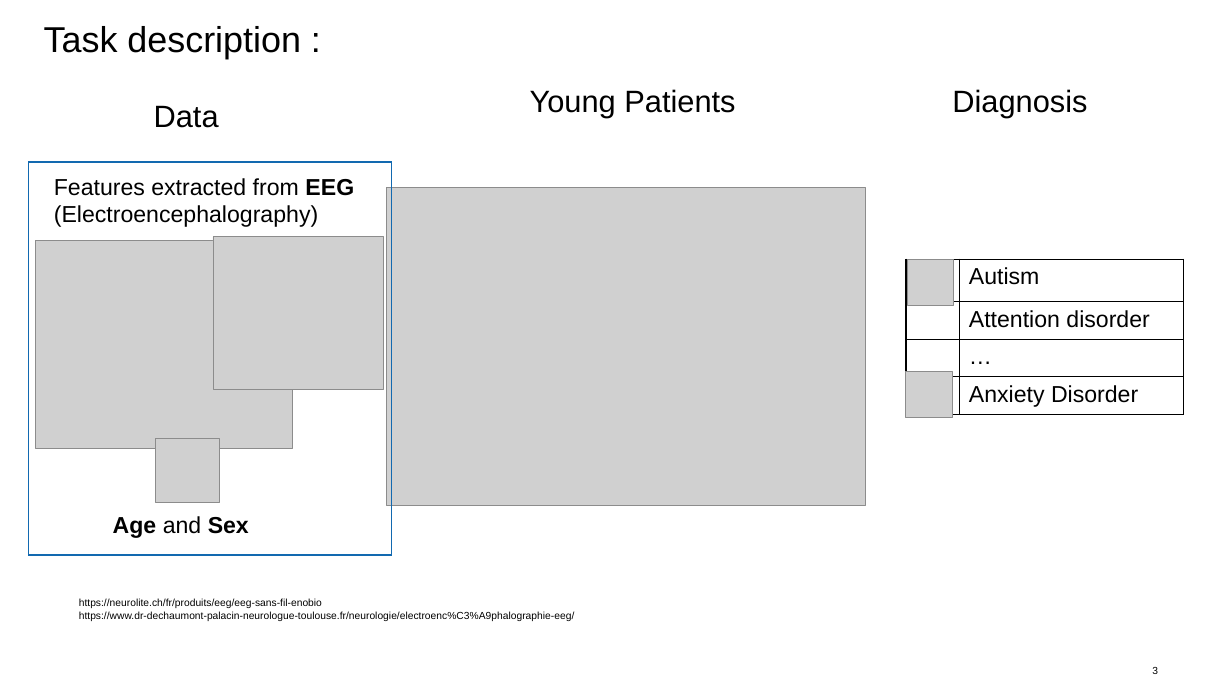
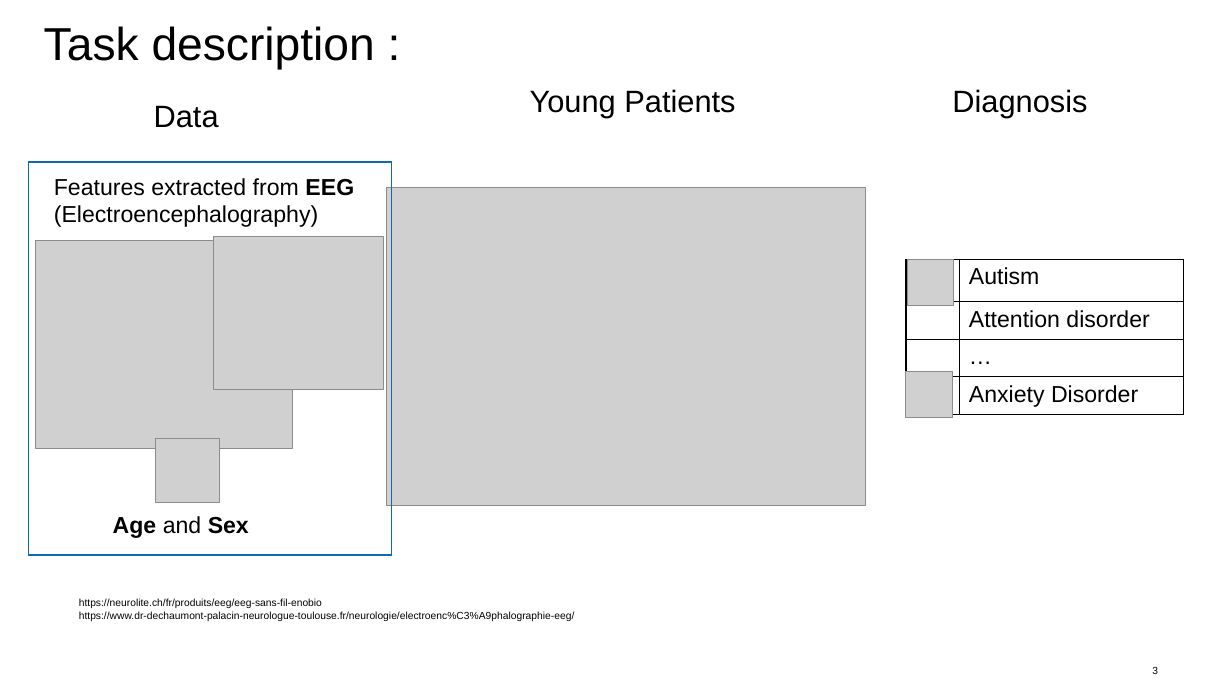
Before and after one commit to pauldelacour/data_sc_lab, a slide deck: slide 3 of presentation/PPDS.pptx. Drawn at 1232x693 pixels with LibreOffice and Linux fonts; fonts in the diff are those of the drawing; grey boxes stand for pictures; background and template pictures are left out. Boxes give left, top, right and bottom in pixels: in the first picture for what was removed or moved away, otherwise in the second. Text is boxed around its words. In the diff, an @@ line names an element or a change of style, - is before the commit and + after.

```diff
--- a/presentation/PPDS.pptx
+++ b/presentation/PPDS.pptx
@@ title "Task description :" at (x1=44, y1=26, x2=375, y2=70): size 28 to 36 pt @@
```
Also in this commit, not shown: 4 other slides changed.
